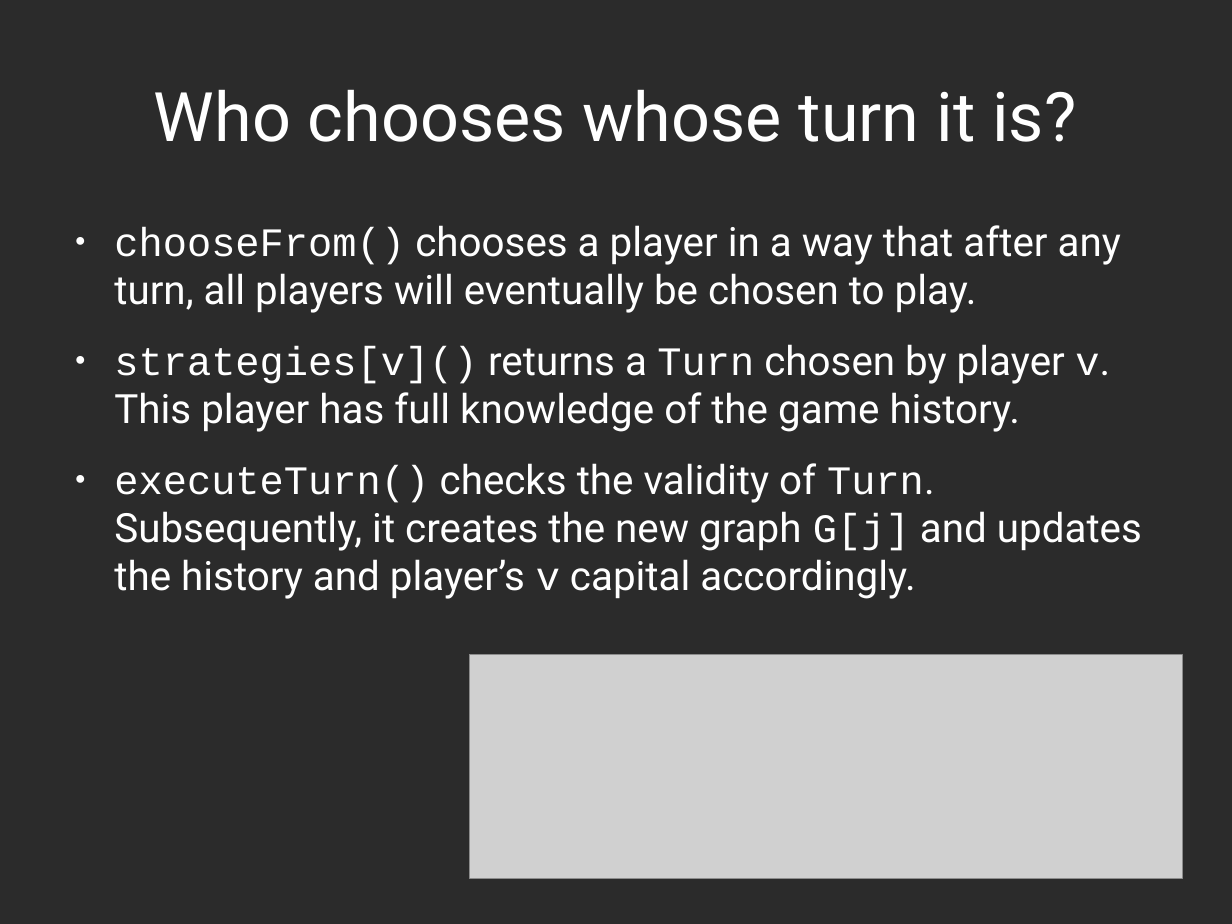
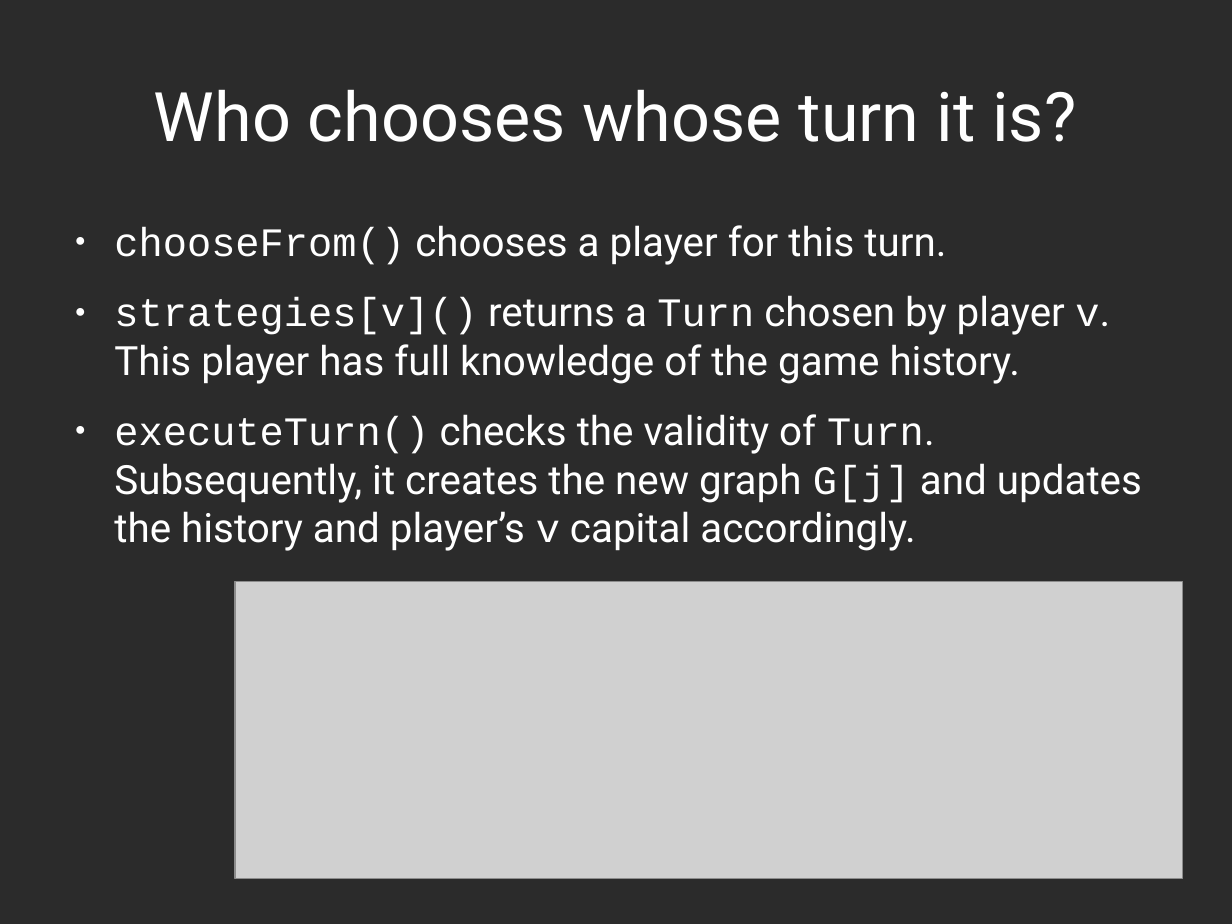
Before and after one commit to decrypto-org/TrustIsRisk, a slide deck: slide 14 of presentations/AtheCrypt10-1-2017/AtheCrypt10-1-2017.odp (slide 12 before the commit). Drawn at 1232x924 pixels with LibreOffice and Linux fonts; fonts in the diff are those of the drawing; grey boxes stand for pictures; background and template pictures are left out; a plain dark background stands for a picture behind light text. Boxes give left, top, right and bottom in pixels: in the first picture for what was removed or moved away, otherwise in the second. Text is boxed around its words. In the diff, an @@ line names an element or a change of style, - is before the commit and + after.

```diff
--- a/presentations/AtheCrypt10-1-2017/AtheCrypt10-1-2017.odp
+++ b/presentations/AtheCrypt10-1-2017/AtheCrypt10-1-2017.odp
@@ text at bbox=[114, 225, 946, 265]: text changed @@
-● chooseFrom() chooses a player in a way that after any turn, all players will eventually be chosen to play.
+● chooseFrom() chooses a player for this turn.
@@ picture: place and size @@
-picture at bbox=[470, 655, 1183, 879]
+picture at bbox=[235, 581, 1183, 879]
```
Also in this commit, not shown: 8 other slides changed, 2 slides added, 3 other files.
